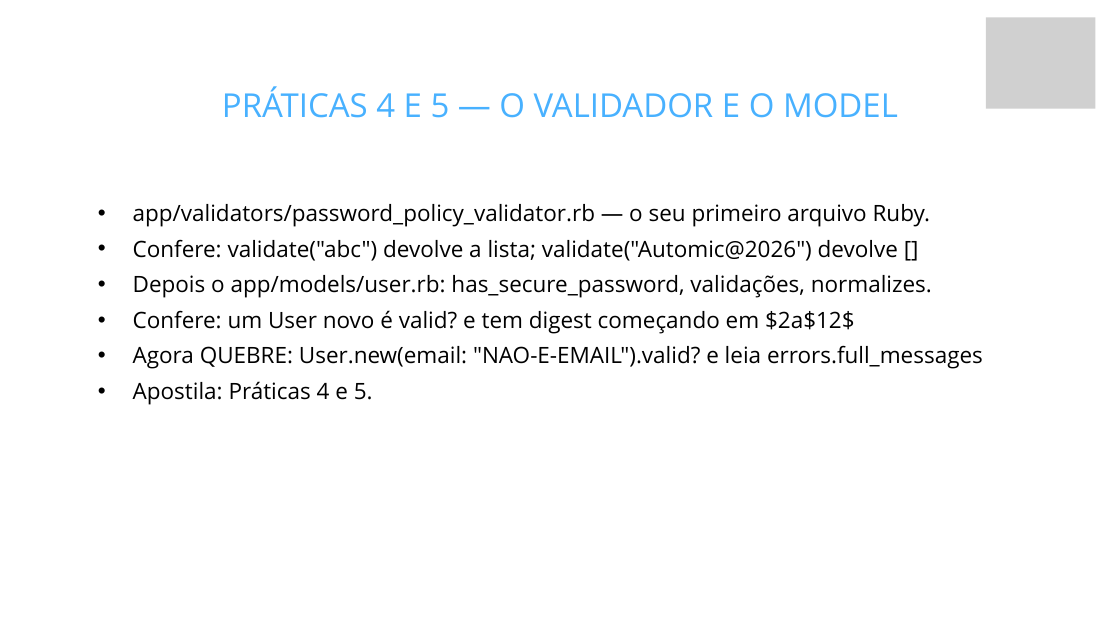
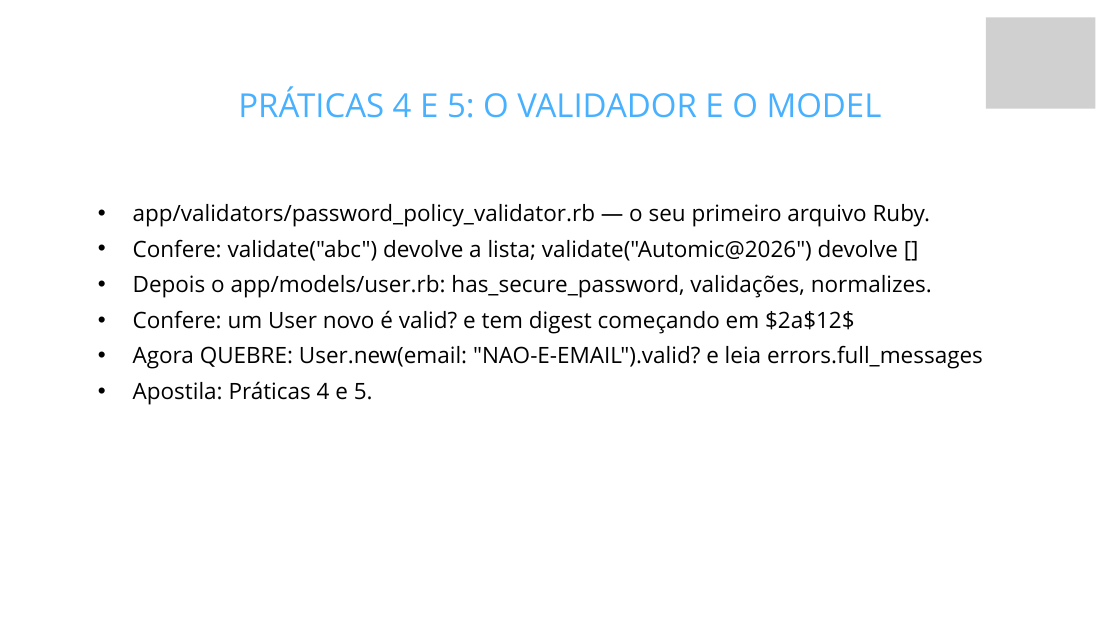
Before and after one commit to fabriciosiqueira08/capacitacao-gabarito, a slide deck: slide 33 of slides/build/aula-02-banco-de-dados-e-activerecord.pptx. Drawn at 1120x630 pixels with LibreOffice and Linux fonts; fonts in the diff are those of the drawing; grey boxes stand for pictures; background and template pictures are left out. Boxes give left, top, right and bottom in pixels: in the first picture for what was removed or moved away, otherwise in the second. Text is boxed around its words. In the diff, an @@ line names an element or a change of style, - is before the commit and + after.

Commit message:
Tira o tempo das apostilas e reduz os travessões
A apostila é do aluno. Estimativa de tempo é decisão de quem conduz, e na mão
do aluno ela só vira pressão: quem levar 25 minutos numa prática de 15 conclui
que está atrasado, quando não está. Os tempos continuam nos roteiros, que são
onde eles servem para alguma coisa.

- Saem as 32 marcações "~N minutos" das práticas e o "Duração: ~3h" do
  cabeçalho das quatro apostilas. Onde a linha tinha conteúdo além do tempo,
  o conteúdo ficou.
- Ficam as menções de tempo que são do produto, não do cronograma: o TTL de 15
  minutos do código OTP, e o "se travou por dez minutos, pergunte".

E os travessões, que estavam virando um tique: 311 em prosa nos documentos do
aluno, agora 51 — e o que sobrou está em comentário de código e em célula de
tabela "não se aplica", onde é legítimo.

A conversão foi caso a caso: coordenação virou vírgula, explicação virou
dois-pontos ou ponto, e aposto duplo virou parêntese. Depois uma revisão manual
tirou o excesso de dois-pontos que a conversão criou, e ajustou a pontuação dos
parênteses novos.

Títulos passam a usar dois-pontos (90 títulos e 30 títulos de slide), e os
roteiros usam ponto médio nos blocos com relógio, porque "### 00:00: Retomada"
tinha dois-pontos demais. Isso também corrige uma inconsistência que eu tinha
introduzido: os slides de prática vinham com travessão no título, contrariando
a decisão anterior de tirá-los do deck.

```diff
--- a/slides/build/aula-02-banco-de-dados-e-activerecord.pptx
+++ b/slides/build/aula-02-banco-de-dados-e-activerecord.pptx
@@ text at <box>238,86,882,118</box>: text changed @@
-PRÁTICAS 4 E 5 — O VALIDADOR E O MODEL
+PRÁTICAS 4 E 5: O VALIDADOR E O MODEL
```
Also in this commit, not shown: 6 other slides changed, 55 other files.
